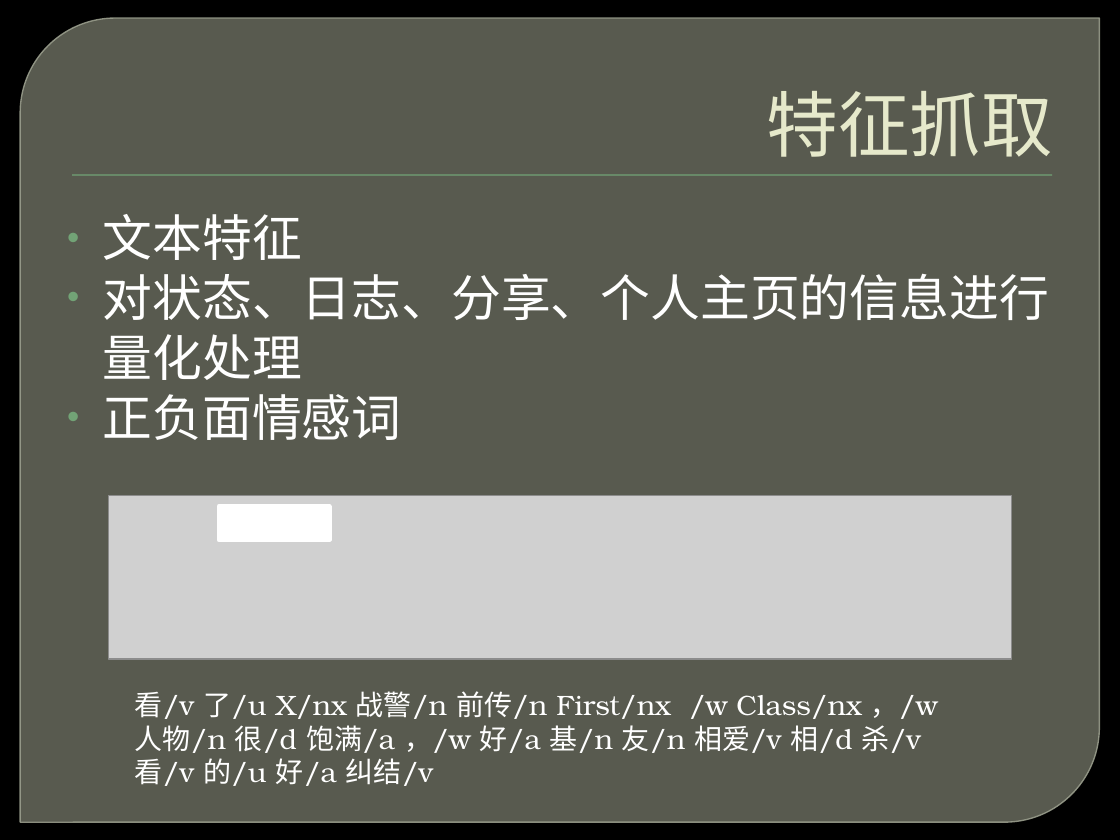
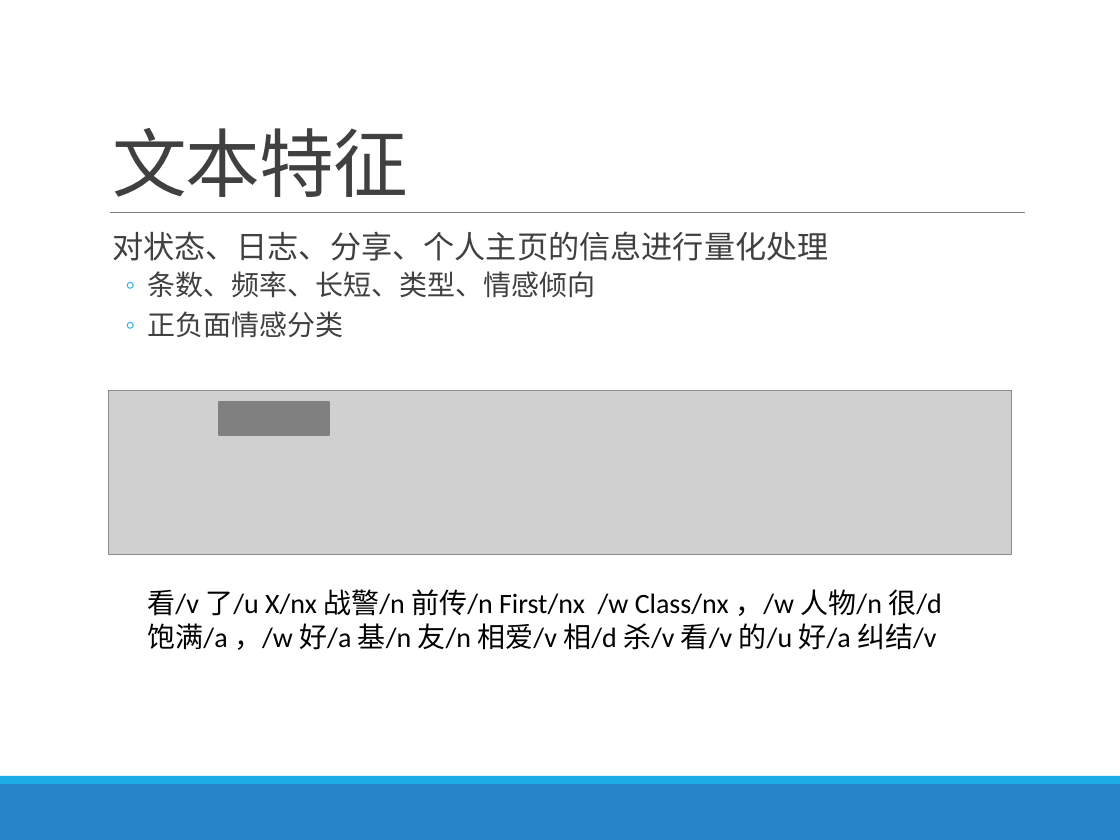
Before and after one commit to east-before-dawn/srt, a slide deck: slide 13 of slides.pptx (slide 6 before the commit). Drawn at 1120x840 pixels with LibreOffice and Linux fonts; fonts in the diff are those of the drawing; grey boxes stand for pictures; background and template pictures are left out. Boxes give left, top, right and bottom in pixels: in the first picture for what was removed or moved away, otherwise in the second. Text is boxed around its words. In the diff, an @@ line names an element or a change of style, - is before the commit and + after.

```diff
--- a/slides.pptx
+++ b/slides.pptx
@@ background picture (left out) to #FFFFFF @@
@@ round diag rect removed at box(20, 18, 1100, 822) @@
@@ title at box(112, 128, 408, 197): text changed; size 46 to 48 pt; font TeX Gyre Bonum to Calibri; text colour #E7EACB to #404040 @@
-特征抓取
+文本特征
@@ rectangle removed at box(72, 175, 1052, 176) @@
@@ text "对状态、日志、分享、个人主页的信息进行量化处理": place and size @@
-text "对状态、日志、分享、个人主页的信息进行量化处理" at box(103, 214, 1049, 440)
+text "对状态、日志、分享、个人主页的信息进行量化处理" at box(112, 231, 829, 338)
@@ text at box(103, 214, 302, 260): paragraph removed @@
-• 文本特征
@@ line added from (110, 213) to (1025, 213), #808080 0.5 pt @@
@@ text at box(112, 231, 829, 261): size 32 to 20 pt, font TeX Gyre Bonum to Calibri, text colour #FFFFFF to #404040 in "对状态、日志、分享、个人主页的信息进行量化处理"; bullet • to  ; line spacing 1 to 0.9; more space between paragraphs; bullet colour #72A376 to #1CADE4 @@
@@ text at box(148, 271, 596, 338): text changed; size 32 to 18 pt; font TeX Gyre Bonum to Calibri; text colour #FFFFFF to #404040 @@
-• 正负面情感词
+  ◦ 条数、频率、长短、类型、情感倾向
+  ◦ 正负面情感分类
@@ picture: place and size @@
-picture at box(109, 495, 1011, 659)
+picture at box(109, 391, 1011, 554)
@@ rectangle: place and size @@
-rectangle at box(220, 506, 330, 540)
+rectangle at box(220, 402, 330, 436)
@@ rectangle at box(220, 402, 330, 436): fill #FFFFFF to #808080; outline #FFFFFF 3 pt to #808080 1.25 pt @@
@@ text "看/v 了/u X/nx 战警/n 前传/n ...": place and size @@
-text "看/v 了/u X/nx 战警/n 前传/n ..." at box(135, 691, 938, 786)
+text "看/v 了/u X/nx 战警/n 前传/n ..." at box(147, 589, 942, 650)
@@ text "看/v 了/u X/nx 战警/n 前传/n ..." at box(147, 589, 942, 650): font TeX Gyre Bonum to Calibri, text colour #FFFFFF to #000000 @@
@@ rectangle added at box(0, 776, 1120, 784), fill #1CADE4 @@
@@ rectangle added at box(0, 784, 1120, 840), fill #2683C6 @@
```
Also in this commit, not shown: 12 other slides changed, 10 slides added, 5 slides removed.
